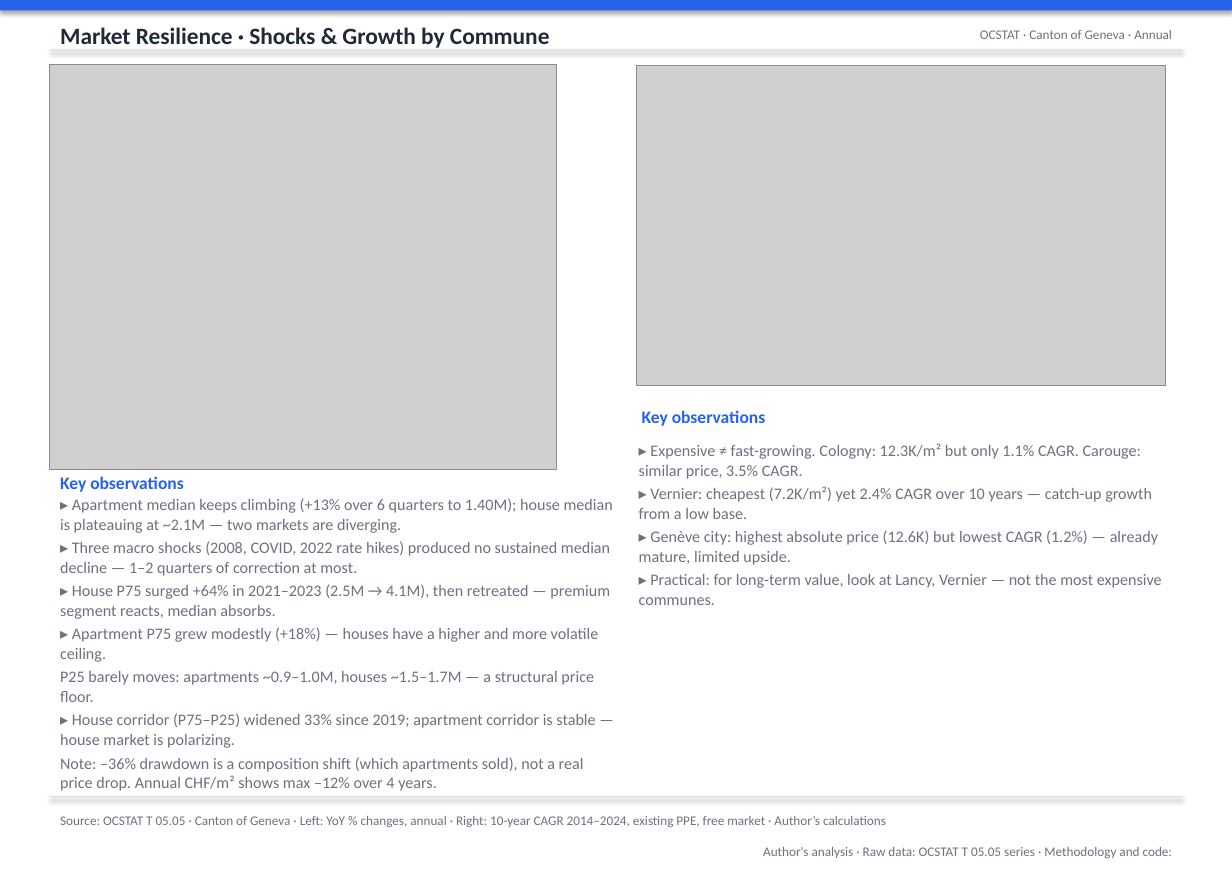
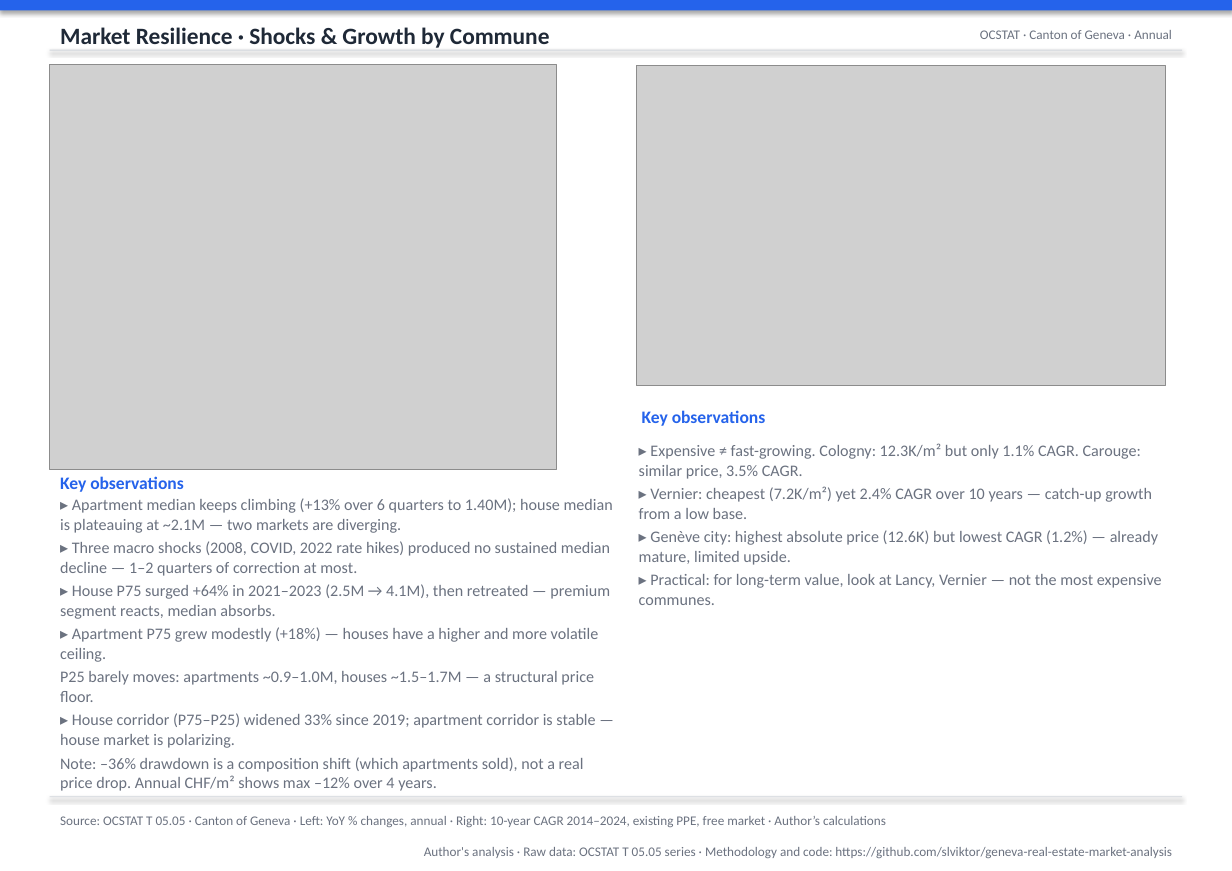
Before and after one commit to slviktor/geneva-real-estate-market-analysis, a slide deck: slide 5 of report/Geneva_Market_Brief_(full).pptx. Drawn at 1232x871 pixels with LibreOffice and Linux fonts; fonts in the diff are those of the drawing; grey boxes stand for pictures. Boxes give left, top, right and bottom in pixels: in the first picture for what was removed or moved away, otherwise in the second. Text is boxed around its words. In the diff, an @@ line names an element or a change of style, - is before the commit and + after.

```diff
--- a/report/Geneva_Market_Brief_(full).pptx
+++ b/report/Geneva_Market_Brief_(full).pptx
@@ text at box(424, 847, 1172, 858): text changed @@
-Author's analysis · Raw data: OCSTAT T 05.05 series · Methodology and code:
+Author's analysis · Raw data: OCSTAT T 05.05 series · Methodology and code: https://github.com/slviktor/geneva-real-estate-market-analysis
```
Also in this commit, not shown: 6 other slides changed, 2 other files.
